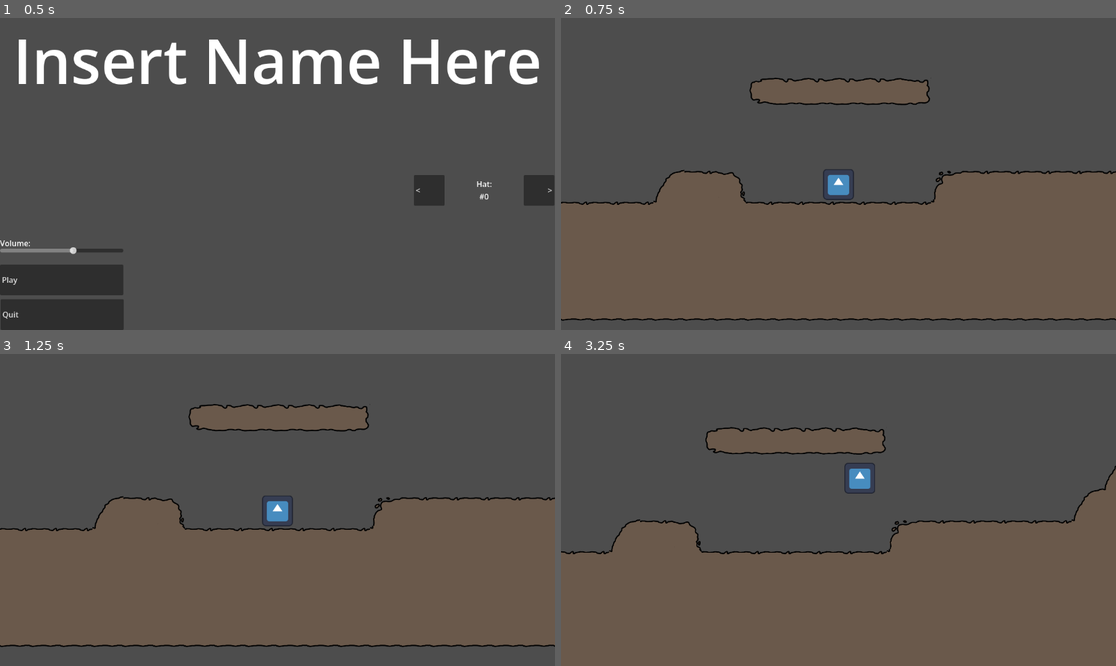
Above: before the commit, frames 1-4 (two rows, left to right).
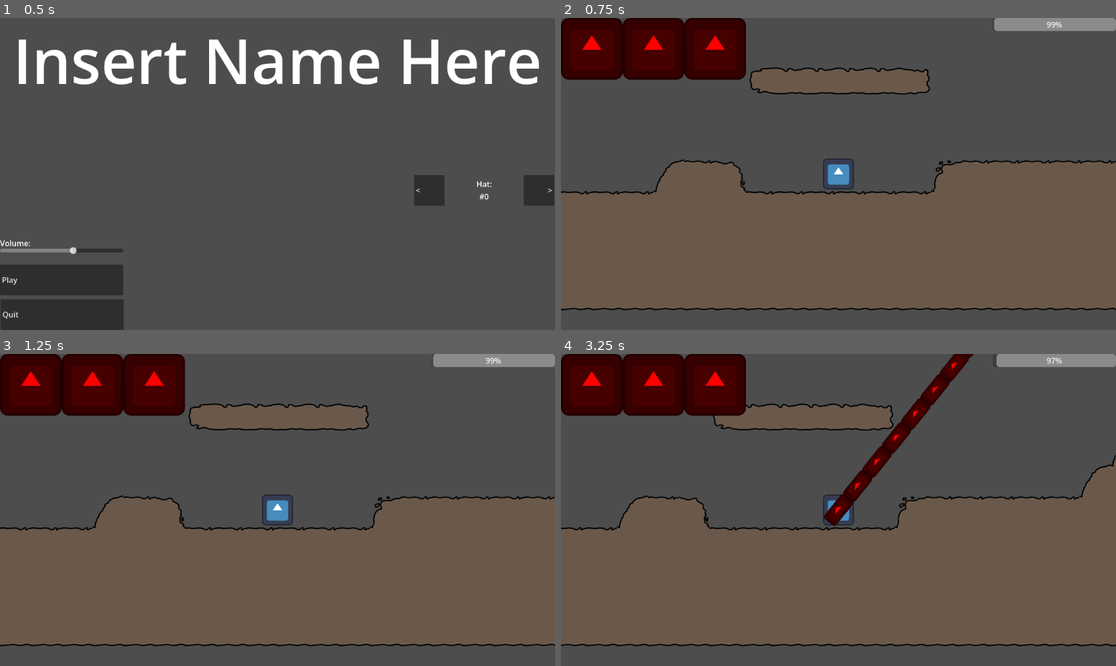
Above: after the commit, the same moments.

Repository: IncrediblyCreativeUsername/Team-Indecisive-Cutthroat-2026
Game: Godot game, scene res://UI/MainMenu.tscn
Same seed, same stepped clock (60 frames per second), same inputs: the game is played once before the commit and once after it. The engine's default icon, where the game draws it, is replaced by a stand-in: a white triangle on a blue panel in a dark square.
Inputs (mouse positions are in pixels of both pictures, inside the frame that each line leads up to):
- Up to frame 1 (0.5 s): no input
- Up to frame 2 (0.75 s): click "Play" at 0.5 s
- Up to frame 3 (1.25 s): no input
- Up to frame 4 (3.25 s): move the mouse to (960, 494) at 1.27 s; hold D (MOVE_RIGHT) 1.28-2.78 s; click (960, 494) at 1.35 s; tap W (JUMP) at 1.52, 2.27 s; move the mouse to (727, 525) at 2.02 s; click (727, 525) at 2.1 s; move the mouse to (894, 441) at 2.77 s; hold A (MOVE_LEFT) from 2.78 s (still down); click (894, 441) at 2.85 s

Frame 1 is identical in both runs. In frame 2, 18% of the frame differs, in the area x 0-100%, y 0-98%; in frame 3, 9.4%; in frame 4, 29%, in the area x 0-100%, y 0-100%.

Commit message:
Hud & combat
Removed camera smoothing, enemies now damage apply knockback to player, enemies die, added hud for health and nephew hunger, enemies no longer stick to your head, enemies only run ai when on screen, added basic hunger timer

Diff:
--- a/Enemy/Enemy.tscn
+++ b/Enemy/Enemy.tscn
@@ -11,6 +11,7 @@
 
 [node name="Enemy" type="CharacterBody2D" unique_id=400271033 groups=["grabbable"]]
 script = ExtResource("1_3o4wt")
+knockback = 5000
 
 [node name="Sprite2D" type="Sprite2D" parent="." unique_id=1210194941]
 modulate = Color(0.99607843, 0.6156863, 0.38431373, 1)
@@ -24,4 +25,7 @@
 [node name="CollisionShape2D" type="CollisionShape2D" parent="DamageArea" unique_id=248920273]
 shape = SubResource("CircleShape2D_epr5s")
 
+[node name="VisibleOnScreenEnabler2D" type="VisibleOnScreenEnabler2D" parent="." unique_id=1615933641]
+rect = Rect2(-64, -64, 127, 128)
+
 [connection signal="body_entered" from="DamageArea" to="." method="_on_damage_area_body_entered"]
--- a/Enemy/enemy.gd
+++ b/Enemy/enemy.gd
@@ -3,36 +3,44 @@
 @export var gravity : int = 100
 @export var speed : int = 400
 @export var damage : int = 1
+@export var knockback : int = 1000
 
 @onready var player = get_parent().find_child("Player")
+@onready var visibility := $VisibleOnScreenEnabler2D
 
 @onready var sprite = $Sprite2D
 var wasGrabbed := false
 
 func _physics_process(_delta: float) -> void:
-	#X movement
-	velocity.x = 0
+	#only execute code if onscreen
+	if visibility.is_on_screen():
+		#X movement
+		velocity.x = 0
+		if !wasGrabbed:
+			#failsafe to leave head of player
+			if abs(player.global_position.x - global_position.x) < 128 &&  player.global_position.y - global_position.y > 64:
+				velocity.x += 1
+			#standard targeting
+			elif abs(player.global_position.x - global_position.x) > 10:
+				if player.global_position.x >= global_position.x:
+					velocity.x += 1
+				if player.global_position.x <= global_position.x:
+					velocity.x -= 1
 
-	if abs(player.global_position.x - self.global_position.x) > 10:
-		if player.global_position.x >= self.global_position.x:
-			velocity.x += 1
-		if player.global_position.x <= self.global_position.x:
-			velocity.x -= 1
+			if is_on_wall():
+				if player.global_position.y <= self.global_position.x:
+					velocity.y = -(speed / 2.0)
 
-	if is_on_wall():
-		if player.global_position.y <= self.global_position.x:
-			velocity.y = -(speed / 2.0) - gravity
+			velocity.x *= speed
 
-	velocity.x *= speed
-
-	velocity.y += gravity
+		if !is_on_floor():
+			velocity.y += gravity*60*_delta
+		elif !is_on_wall():
+			velocity.y = 0
 
 
-	#move according to velocity and delta
-	move_and_slide()
-
-	#animate sprite
-	animate()
+		#move according to velocity and delta
+		move_and_slide()
 
 func animate():
 	#rotate sprite for wall climb
@@ -50,7 +58,9 @@
 
 func _on_damage_area_body_entered(body: Node2D) -> void:
 	if body.name == "Player":
-		if wasGrabbed:
-			pass
-		else:
-			pass
+		if !wasGrabbed:
+			Globals.hurt(damage)
+			if velocity.x > 0:
+				body.velocity.x += knockback
+			else:
+				body.velocity.x -= knockback
--- a/Game/Game.tscn
+++ b/Game/Game.tscn
@@ -1,6 +1,7 @@
 [gd_scene format=4 uid="uid://btd58e564v10x"]
 
 [ext_resource type="Script" uid="uid://co6lho6g8m022" path="res://Game/game.gd" id="1_hqwdr"]
+[ext_resource type="PackedScene" uid="uid://budf4pylj7s2c" path="res://UI/HUD.tscn" id="2_jxerj"]
 [ext_resource type="PackedScene" uid="uid://dy7klndipufbg" path="res://Player/Player.tscn" id="3_iv3md"]
 [ext_resource type="PackedScene" uid="uid://dfooacd5orfqh" path="res://Enemy/Enemy.tscn" id="4_37esa"]
 [ext_resource type="Texture2D" uid="uid://cnm2fsevalsec" path="res://Art/Environment/Ant_hill_floor.png" id="5_jxerj"]
@@ -448,11 +449,13 @@
 [node name="Game" type="Node2D" unique_id=58104947]
 script = ExtResource("1_hqwdr")
 
+[node name="Hud" parent="." unique_id=787718687 instance=ExtResource("2_jxerj")]
+
 [node name="Player" parent="." unique_id=1863645860 instance=ExtResource("3_iv3md")]
 
 [node name="Camera2D" type="Camera2D" parent="Player" unique_id=594023427]
 zoom = Vector2(0.5, 0.5)
-position_smoothing_enabled = true
+position_smoothing_speed = 3.0
 
 [node name="Enemy" parent="." unique_id=400271033 instance=ExtResource("4_37esa")]
 position = Vector2(2891, -179)
--- /dev/null
+++ b/UI/HUD.tscn
@@ -0,0 +1,23 @@
+[gd_scene format=3 uid="uid://budf4pylj7s2c"]
+
+[ext_resource type="Script" uid="uid://tr3d1h67uo2h" path="res://UI/hud.gd" id="1_ijstf"]
+[ext_resource type="Texture2D" uid="uid://dlhfkqblbvnm8" path="res://Art/Placeholder/icon.svg" id="1_yixhe"]
+
+[node name="Hud" type="CanvasLayer" unique_id=787718687]
+script = ExtResource("1_ijstf")
+
+[node name="Health" type="TextureRect" parent="." unique_id=969457420]
+modulate = Color(1, 0, 0, 1)
+offset_right = 128.0
+offset_bottom = 128.0
+rotation = -0.00041778397
+texture = ExtResource("1_yixhe")
+stretch_mode = 1
+
+[node name="Hunger" type="ProgressBar" parent="." unique_id=1659374639]
+offset_left = 896.0
+offset_right = 1152.0
+offset_bottom = 27.0
+value = 25.0
+rounded = true
+fill_mode = 1
--- /dev/null
+++ b/UI/hud.gd
@@ -0,0 +1,8 @@
+extends CanvasLayer
+
+@onready var hp := $Health
+@onready var hunger := $Hunger
+
+func _process(delta: float) -> void:
+	hp.size.x = 128 * Globals.hp
+	hunger.value = Globals.hunger
--- a/globals.gd
+++ b/globals.gd
@@ -3,3 +3,21 @@
 var gameScene := "res://Game/Game.tscn"
 var playerHatNum := 0
 var hatCount := 3
+var hp := 3
+var hunger := 100.0
+
+func resetValues():
+	hp = 3
+	hunger = 100
+
+func hurt(damage):
+	hp -= damage
+	if hp <= 0:
+		get_tree().reload_current_scene()
+		resetValues()
+
+func _process(delta: float) -> void:
+	hunger -= 1.0*delta
+	if hunger <= 0:
+		get_tree().reload_current_scene()
+		resetValues()
Not shown, added: UI/hud.gd.uid
